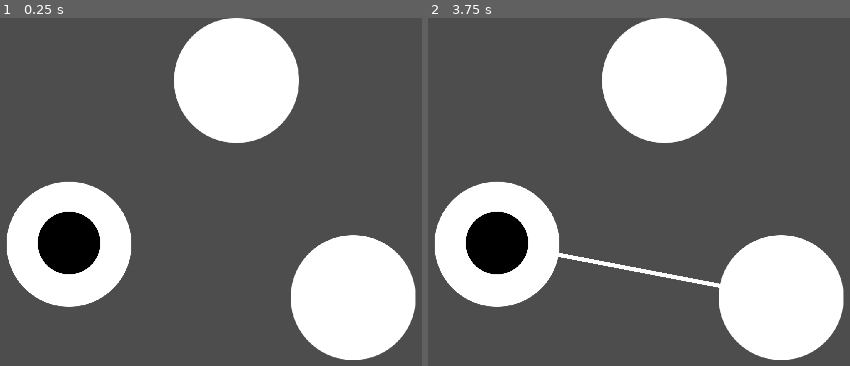
Above: before the commit, frames 1-2 (left to right).
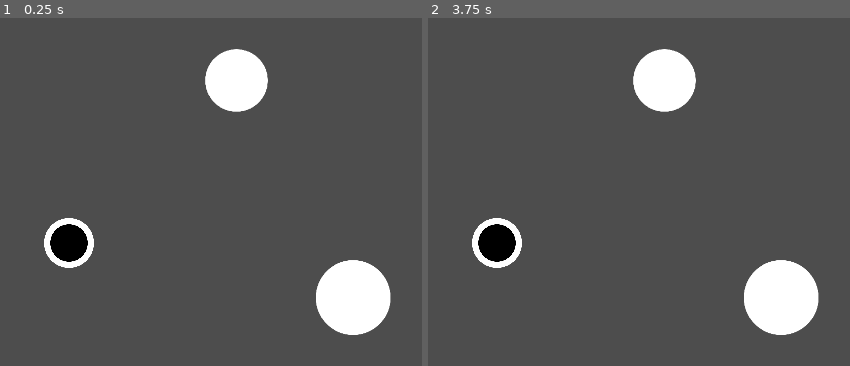
Above: after the commit, the same moments.

Repository: Lukko-Digital/upwell
Game: Godot game, scene res://src/map/map.tscn
The game is run twice, just before and just after one commit, with the same random seed, the same clock (stepped at 60 frames per second) and the same inputs. This scene is started directly instead of the project's main scene.
Inputs (mouse positions are in pixels of both pictures, inside the frame that each line leads up to):
- Up to frame 1 (0.25 s): no input
- Up to frame 2 (3.75 s): tap Enter at 0.5, 2, 3.5 s; move the mouse to (495, 244) at 0.52 s; hold Right mouse button (attract) 0.53-1.28 s; hold D (right) 0.53-2.03 s; click (495, 244) at 0.67 s; tap Space (jump) at 0.77, 1.25, 1.52, 2.75, 3.02 s; move the mouse to (664, 80) at 1.27 s; tap Shift (boost) at 1.35 s; click (664, 80) at 1.42 s; move the mouse to (782, 296) at 2.02 s; hold A (left) 2.03-2.78 s; hold E (interact) 2.03-2.78 s; click (782, 296) at 2.17 s; move the mouse to (457, 334) at 2.77 s; hold D (right) from 2.78 s (still down); click (457, 334) at 2.85 s; move the mouse to (736, 310) at 3.52 s; hold Right mouse button (attract) from 3.53 s (still down)

The runs differ from the first frame. In frame 1, 19% of the frame differs, in the area x 1-99%, y 0-99%; in frame 2, 20%.

Commit message:
tweak sizing

Diff:
--- a/src/map/map.tscn
+++ b/src/map/map.tscn
@@ -11,10 +11,12 @@
 [node name="Camera2D" type="Camera2D" parent="MapPlayer"]
 
 [node name="MapLocation" parent="." instance=ExtResource("2_1tail")]
-position = Vector2(0, 3)
+scale = Vector2(0.4, 0.4)
 
 [node name="MapLocation2" parent="." instance=ExtResource("2_1tail")]
 position = Vector2(402, -390)
+scale = Vector2(0.5, 0.5)
 
 [node name="MapLocation3" parent="." instance=ExtResource("2_1tail")]
 position = Vector2(682, 131)
+scale = Vector2(0.6, 0.6)
--- a/src/map/map_player.tscn
+++ b/src/map/map_player.tscn
@@ -7,10 +7,11 @@
 script = ExtResource("1_5l3ko")
 
 [node name="Sprite2D" type="Sprite2D" parent="."]
-scale = Vector2(0.5, 0.5)
+scale = Vector2(0.3, 0.3)
 texture = ExtResource("2_x6hgs")
 
 [node name="Line2D" type="Line2D" parent="."]
 z_index = -1
 points = PackedVector2Array(0, 0)
+width = 20.0
 texture_mode = 1
